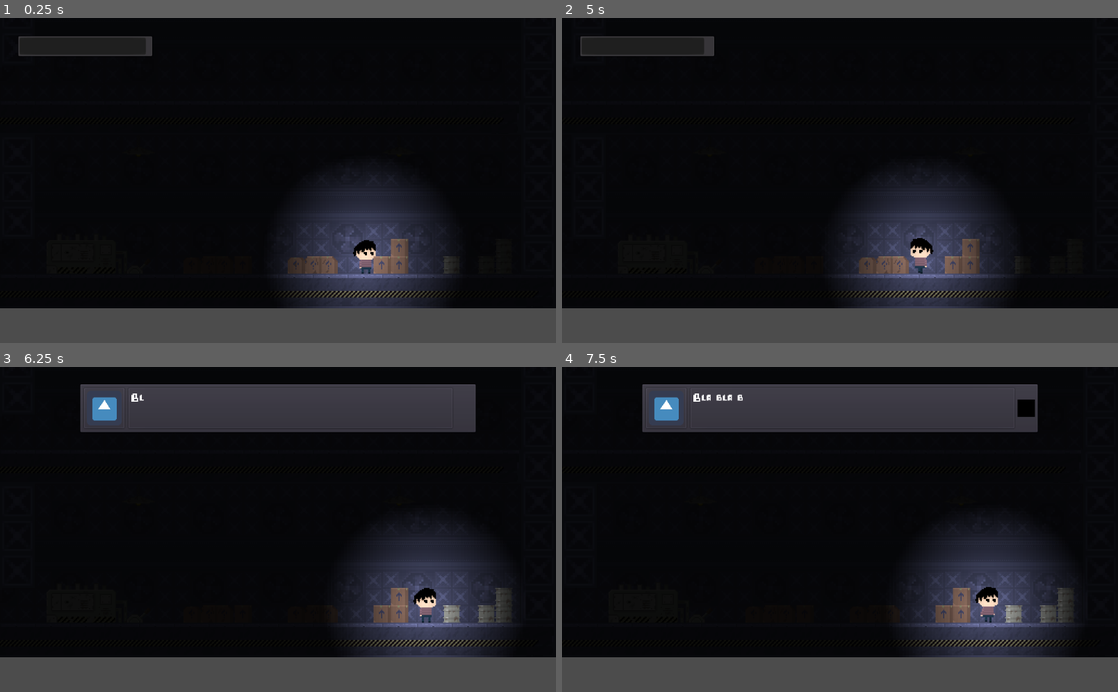
Above: before the commit, frames 1-4 (two rows, left to right).
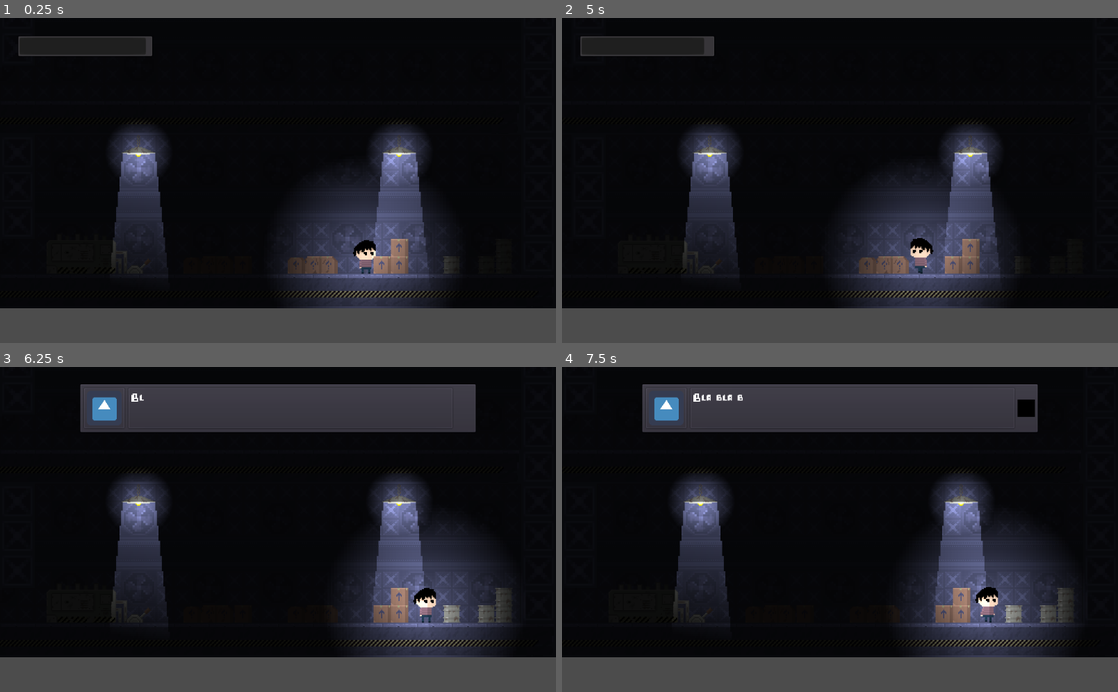
Above: after the commit, the same moments.

Repository: renanstn/scream-machine-game-jam-2020
Game: Godot game, scene res://Scenes/Levels/Game.tscn
Same seed, same stepped clock (60 frames per second), same inputs: the game is played once before the commit and once after it. The project has no main scene, so this scene is started directly. The engine's default icon, where the game draws it, is replaced by a stand-in: a white triangle on a blue panel in a dark square.
Inputs (mouse positions are in pixels of both pictures, inside the frame that each line leads up to):
- Up to frame 1 (0.25 s): no input
- Up to frame 2 (5 s): tap Enter (ui_accept) at 0.5 s; move the mouse to (962, 164) at 0.52 s; hold D (right) 0.53-2.03 s; click (962, 164) at 0.6 s; tap Space (jump) at 0.77, 1.52, 3.02, 3.77, 4.52 s; move the mouse to (728, 196) at 1.27 s; tap E (interact) at 1.35, 4.35 s; move the mouse to (895, 109) at 2.02 s; hold A (left) 2.03-2.78 s; hold Shift (sprint) 2.03-2.78 s; move the mouse to (812, 245) at 2.77 s; hold D (right) 2.78-4.28 s; tap T (test) at 2.85 s; move the mouse to (1006, 229) at 3.52 s; click (1006, 229) at 3.6 s; move the mouse to (673, 131) at 4.27 s; hold A (left) from 4.28 s (still down)
- Up to frame 3 (6.25 s): move the mouse to (305, 529) at 5.02 s; release A (left) at 5.03 s; hold D (right) 5.03-5.78 s; hold Shift (sprint) 5.03-5.78 s; move the mouse to (194, 448) at 5.77 s; hold A (left) from 5.78 s (still down); tap T (test) at 5.85 s; tap Space (jump) at 6.02 s
- Up to frame 4 (7.5 s): move the mouse to (962, 513) at 6.52 s; click (962, 513) at 6.6 s; tap Space (jump) at 6.77 s; move the mouse to (728, 545) at 7.27 s; release A (left) at 7.28 s; hold D (right) from 7.28 s (still down); tap E (interact) at 7.35 s

The runs differ from the first frame. In frame 1, 6.6% of the frame differs, in the area x 20-77%, y 32-78%; in frame 2, 6.6%; in frame 3, 6.6%; in frame 4, 6.6%.

Commit message:
Criado efeito de lâmpadas

Diff:
--- a/Dont-Blink/Scenes/Effects/LampGlitch.tscn
+++ b/Dont-Blink/Scenes/Effects/LampGlitch.tscn
@@ -1,11 +1,11 @@
 [gd_scene load_steps=2 format=2]
 
 [sub_resource type="RectangleShape2D" id=1]
-extents = Vector2( 95.1344, 31.7643 )
+extents = Vector2( 95.1344, 63.2553 )
 
 [node name="LampGlitch" type="Area2D"]
+visible = false
 
 [node name="CollisionShape2D" type="CollisionShape2D" parent="."]
-visible = false
 position = Vector2( 0, 64 )
 shape = SubResource( 1 )
--- a/Dont-Blink/Scenes/Itens/ShortLamp.tscn
+++ b/Dont-Blink/Scenes/Itens/ShortLamp.tscn
@@ -1,16 +1,37 @@
-[gd_scene load_steps=4 format=2]
+[gd_scene load_steps=7 format=2]
 
 [ext_resource path="res://Sprites/Lampada_curta.png" type="Texture" id=1]
 [ext_resource path="res://Scenes/Effects/LampGlitch.tscn" type="PackedScene" id=2]
 [ext_resource path="res://Scripts/Lamp.gd" type="Script" id=3]
+[ext_resource path="res://Sprites/Light.png" type="Texture" id=4]
+[ext_resource path="res://Sounds/lamp.wav" type="AudioStream" id=5]
+[ext_resource path="res://Sprites/lamp_light.png" type="Texture" id=6]
 
 [node name="ShortLamp" type="Position2D"]
 script = ExtResource( 3 )
+
+[node name="FeixeDeLux" type="Light2D" parent="."]
+position = Vector2( 0, 2.26476 )
+scale = Vector2( 1.5, 2 )
+texture = ExtResource( 6 )
+offset = Vector2( 0, 39 )
 
 [node name="Sprite" type="Sprite" parent="."]
 texture = ExtResource( 1 )
 offset = Vector2( 0, 10 )
 
 [node name="LampGlitch" parent="." instance=ExtResource( 2 )]
+
+[node name="Timer" type="Timer" parent="."]
+wait_time = 0.05
+
+[node name="LightSound" type="AudioStreamPlayer2D" parent="."]
+stream = ExtResource( 5 )
+volume_db = -15.0
+
+[node name="Light2D2" type="Light2D" parent="."]
+texture = ExtResource( 4 )
+offset = Vector2( 0, 16 )
 [connection signal="body_entered" from="LampGlitch" to="." method="_on_LampGlitch_body_entered"]
 [connection signal="body_exited" from="LampGlitch" to="." method="_on_LampGlitch_body_exited"]
+[connection signal="timeout" from="Timer" to="." method="_on_Timer_timeout"]
--- a/Dont-Blink/Scenes/Levels/Game.tscn
+++ b/Dont-Blink/Scenes/Levels/Game.tscn
@@ -281,6 +281,18 @@
 [node name="ShortLamp" parent="Lights" instance=ExtResource( 9 )]
 position = Vector2( -128, -128 )
 
+[node name="ShortLamp3" parent="Lights" instance=ExtResource( 9 )]
+position = Vector2( -384, -128 )
+
+[node name="ShortLamp4" parent="Lights" instance=ExtResource( 9 )]
+position = Vector2( -512, -128 )
+
+[node name="ShortLamp5" parent="Lights" instance=ExtResource( 9 )]
+position = Vector2( -640, -128 )
+
+[node name="ShortLamp6" parent="Lights" instance=ExtResource( 9 )]
+position = Vector2( -768, -128 )
+
 [node name="ShortLamp2" parent="Lights" instance=ExtResource( 9 )]
 position = Vector2( 112, -128 )
 
--- a/Dont-Blink/Scripts/Lamp.gd
+++ b/Dont-Blink/Scripts/Lamp.gd
@@ -1,15 +1,28 @@
 extends Position2D
 
-var glitch : bool = false
-
-func _process(delta):
-	if glitch:
-		pass
+onready var light = $FeixeDeLux
+onready var timer = $Timer
+onready var sound = $LightSound
 
 func _on_LampGlitch_body_entered(body):
-	glitch = true
-	print("glitch de lampada ativado")
+	if body.name == "Player":
+		timer.start()
 
 func _on_LampGlitch_body_exited(body):
-	glitch = false
-	print("glitch de lampada desativado")
+	if body.name == "Player":
+		light.enabled = true
+		timer.stop()
+
+func _on_Timer_timeout():
+	"""
+	Efeito de fazer a luz dar pequenas piscadas quando o player
+	está embaixo dela, mas mantendo-a mais acesa do que apagada.
+	"""
+	var next_wait_time : float
+	if light.enabled:
+		next_wait_time = rand_range(1, 3)
+	else:
+		next_wait_time = 0.05
+		sound.play()
+	light.enabled = !light.enabled
+	timer.wait_time = next_wait_time
Not shown, added: Dont-Blink/Sounds/lamp.wav.import
Binary file added: Dont-Blink/Sprites/lamp_light.png
Not shown, added: Dont-Blink/Sprites/lamp_light.png.import
Not shown, added: Dont-Blink/Sounds/lamp.wav
